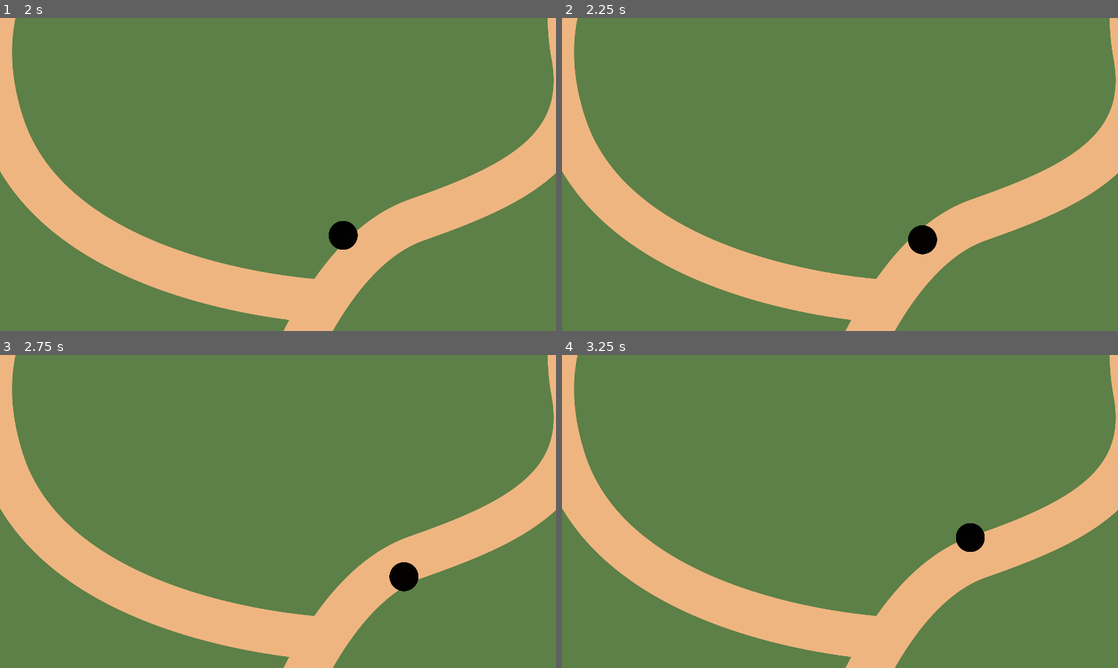
Above: before the commit, frames 1-4 (two rows, left to right).
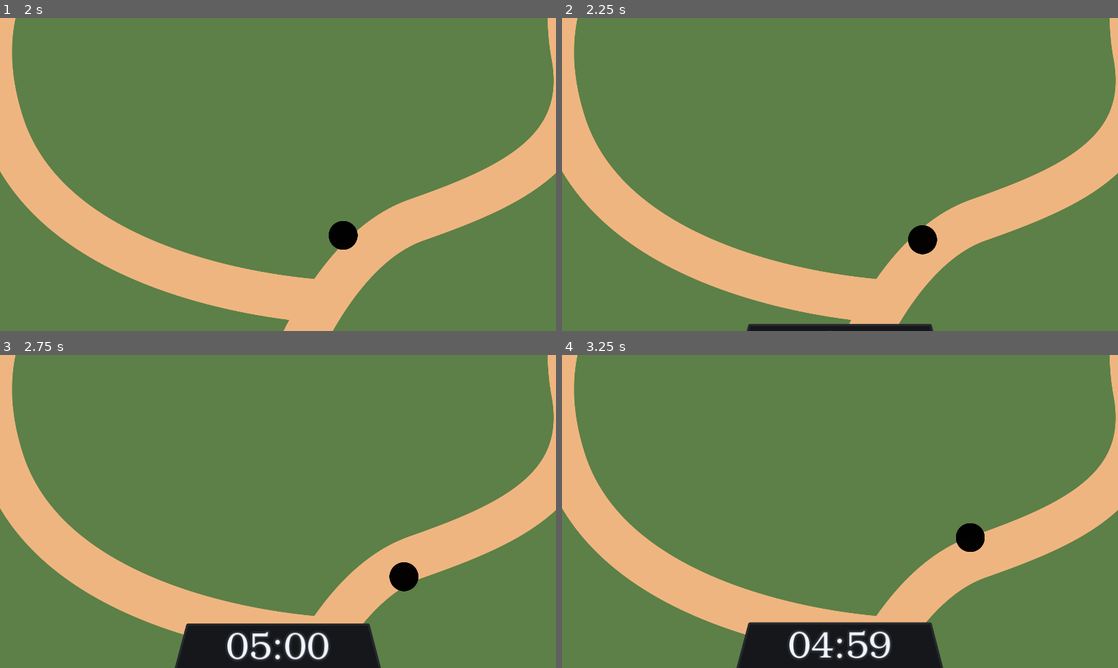
Above: after the commit, the same moments.

Repository: k1404635/GameJam2023
Game: Godot game, scene res://scenes/world.tscn
Same seed, same stepped clock (60 frames per second), same inputs: the game is played once before the commit and once after it. The project has no main scene, so this scene is started directly.
Inputs:
- Up to frame 1 (2 s): tap Enter at 0.5 s; hold D (move_right) 0.53-1.28 s; tap Z (advance_dialogue) at 0.6, 1.35 s; hold S (move_down) from 1.28 s (still down)
- Up to frame 2 (2.25 s): release S (move_down) at 2.03 s; hold D (move_right) from 2.03 s (still down); tap Z (advance_dialogue) at 2.1 s
- Up to frame 3 (2.75 s): keep holding D (move_right)
- Up to frame 4 (3.25 s): release D (move_right) at 2.78 s; hold W (move_up) from 2.78 s (still down); tap Z (advance_dialogue) at 2.85 s

Frame 1 is identical in both runs. In frame 2, 0.8% of the frame differs, in the area x 33-67%, y 97-100%; in frame 3, 5.0%; in frame 4, 5.1%, in the area x 31-69%, y 85-100%.

Commit message:
Added timer with basic behavior

Diff:
--- /dev/null
+++ b/scenes/incident_timer.tscn
@@ -0,0 +1,295 @@
+[gd_scene load_steps=12 format=3 uid="uid://bb46uky5tiqcy"]
+
+[ext_resource type="Texture2D" uid="uid://emtfqko0d61k" path="res://assets/UI/timer_base.png" id="1_cmu8r"]
+[ext_resource type="Script" path="res://scripts/incident_timer.gd" id="1_vxxl3"]
+[ext_resource type="FontFile" uid="uid://ulku0bmfw857" path="res://assets/font/serif.otf" id="2_3bcky"]
+[ext_resource type="Texture2D" uid="uid://d3gw716ek5gvt" path="res://assets/UI/timer_skull.png" id="4_xkywv"]
+[ext_resource type="Texture2D" uid="uid://nl3mdjo8on" path="res://assets/UI/timer_scythe.png" id="5_l2tgv"]
+
+[sub_resource type="LabelSettings" id="LabelSettings_ue6hs"]
+line_spacing = 0.0
+font = ExtResource("2_3bcky")
+font_size = 128
+font_color = Color(0.94902, 0.964706, 1, 1)
+outline_size = 30
+outline_color = Color(0.14902, 0.156863, 0.176471, 1)
+
+[sub_resource type="Animation" id="Animation_08ckb"]
+resource_name = "RESET"
+length = 0.001
+tracks/0/type = "value"
+tracks/0/imported = false
+tracks/0/enabled = true
+tracks/0/path = NodePath("Skull:position")
+tracks/0/interp = 1
+tracks/0/loop_wrap = true
+tracks/0/keys = {
+"times": PackedFloat32Array(0),
+"transitions": PackedFloat32Array(1),
+"update": 0,
+"values": [Vector2(870, 1110)]
+}
+tracks/1/type = "value"
+tracks/1/imported = false
+tracks/1/enabled = true
+tracks/1/path = NodePath("LeftScythe:rotation")
+tracks/1/interp = 1
+tracks/1/loop_wrap = true
+tracks/1/keys = {
+"times": PackedFloat32Array(0),
+"transitions": PackedFloat32Array(1),
+"update": 0,
+"values": [1.91986]
+}
+tracks/2/type = "value"
+tracks/2/imported = false
+tracks/2/enabled = true
+tracks/2/path = NodePath("RightScythe:rotation")
+tracks/2/interp = 1
+tracks/2/loop_wrap = true
+tracks/2/keys = {
+"times": PackedFloat32Array(0),
+"transitions": PackedFloat32Array(1),
+"update": 0,
+"values": [-1.91986]
+}
+tracks/3/type = "value"
+tracks/3/imported = false
+tracks/3/enabled = true
+tracks/3/path = NodePath("TimerBase:position")
+tracks/3/interp = 1
+tracks/3/loop_wrap = true
+tracks/3/keys = {
+"times": PackedFloat32Array(0),
+"transitions": PackedFloat32Array(1),
+"update": 0,
+"values": [Vector2(0, 200)]
+}
+tracks/4/type = "value"
+tracks/4/imported = false
+tracks/4/enabled = true
+tracks/4/path = NodePath("LeftScythe:position")
+tracks/4/interp = 1
+tracks/4/loop_wrap = true
+tracks/4/keys = {
+"times": PackedFloat32Array(0),
+"transitions": PackedFloat32Array(1),
+"update": 0,
+"values": [Vector2(560, 860)]
+}
+tracks/5/type = "value"
+tracks/5/imported = false
+tracks/5/enabled = true
+tracks/5/path = NodePath("RightScythe:position")
+tracks/5/interp = 1
+tracks/5/loop_wrap = true
+tracks/5/keys = {
+"times": PackedFloat32Array(0),
+"transitions": PackedFloat32Array(1),
+"update": 0,
+"values": [Vector2(1060, 860)]
+}
+
+[sub_resource type="Animation" id="Animation_jrhgi"]
+resource_name = "danger"
+length = 2.0
+tracks/0/type = "value"
+tracks/0/imported = false
+tracks/0/enabled = true
+tracks/0/path = NodePath("Skull:position")
+tracks/0/interp = 2
+tracks/0/loop_wrap = true
+tracks/0/keys = {
+"times": PackedFloat32Array(0, 2),
+"transitions": PackedFloat32Array(0.3, 0.3),
+"update": 0,
+"values": [Vector2(870, 960), Vector2(870, 700)]
+}
+tracks/1/type = "value"
+tracks/1/imported = false
+tracks/1/enabled = true
+tracks/1/path = NodePath("LeftScythe:rotation")
+tracks/1/interp = 2
+tracks/1/loop_wrap = true
+tracks/1/keys = {
+"times": PackedFloat32Array(0, 2),
+"transitions": PackedFloat32Array(0.65, 0.65),
+"update": 0,
+"values": [1.91986, 0.0]
+}
+tracks/2/type = "value"
+tracks/2/imported = false
+tracks/2/enabled = true
+tracks/2/path = NodePath("RightScythe:rotation")
+tracks/2/interp = 2
+tracks/2/loop_wrap = true
+tracks/2/keys = {
+"times": PackedFloat32Array(0, 2),
+"transitions": PackedFloat32Array(0.65, 0.65),
+"update": 0,
+"values": [-1.91986, 0.0]
+}
+
+[sub_resource type="Animation" id="Animation_xbot5"]
+resource_name = "timer_in"
+tracks/0/type = "value"
+tracks/0/imported = false
+tracks/0/enabled = true
+tracks/0/path = NodePath("TimerBase:position")
+tracks/0/interp = 2
+tracks/0/loop_wrap = true
+tracks/0/keys = {
+"times": PackedFloat32Array(0, 1),
+"transitions": PackedFloat32Array(0.5, 0.5),
+"update": 0,
+"values": [Vector2(0, 200), Vector2(0, 0)]
+}
+tracks/1/type = "value"
+tracks/1/imported = false
+tracks/1/enabled = true
+tracks/1/path = NodePath("Skull:position")
+tracks/1/interp = 1
+tracks/1/loop_wrap = true
+tracks/1/keys = {
+"times": PackedFloat32Array(-0.025, 0.975),
+"transitions": PackedFloat32Array(10, 10),
+"update": 0,
+"values": [Vector2(870, 1110), Vector2(870, 960)]
+}
+tracks/2/type = "value"
+tracks/2/imported = false
+tracks/2/enabled = true
+tracks/2/path = NodePath("LeftScythe:position")
+tracks/2/interp = 1
+tracks/2/loop_wrap = true
+tracks/2/keys = {
+"times": PackedFloat32Array(0, 1),
+"transitions": PackedFloat32Array(10, 10),
+"update": 0,
+"values": [Vector2(560, 860), Vector2(560, 660)]
+}
+tracks/3/type = "value"
+tracks/3/imported = false
+tracks/3/enabled = true
+tracks/3/path = NodePath("RightScythe:position")
+tracks/3/interp = 1
+tracks/3/loop_wrap = true
+tracks/3/keys = {
+"times": PackedFloat32Array(0, 1),
+"transitions": PackedFloat32Array(10, 10),
+"update": 0,
+"values": [Vector2(1060, 860), Vector2(1060, 660)]
+}
+
+[sub_resource type="Animation" id="Animation_wm7oq"]
+resource_name = "timer_out"
+tracks/0/type = "value"
+tracks/0/imported = false
+tracks/0/enabled = true
+tracks/0/path = NodePath("TimerBase:position")
+tracks/0/interp = 2
+tracks/0/loop_wrap = true
+tracks/0/keys = {
+"times": PackedFloat32Array(0, 1),
+"transitions": PackedFloat32Array(2, 2),
+"update": 0,
+"values": [Vector2(0, 0), Vector2(0, 200)]
+}
+
+[sub_resource type="AnimationLibrary" id="AnimationLibrary_ls0nt"]
+_data = {
+"RESET": SubResource("Animation_08ckb"),
+"danger": SubResource("Animation_jrhgi"),
+"timer_in": SubResource("Animation_xbot5"),
+"timer_out": SubResource("Animation_wm7oq")
+}
+
+[node name="IncidentTimer" type="Control"]
+layout_mode = 3
+anchors_preset = 15
+anchor_right = 1.0
+anchor_bottom = 1.0
+grow_horizontal = 2
+grow_vertical = 2
+script = ExtResource("1_vxxl3")
+
+[node name="TimerBase" type="TextureRect" parent="."]
+z_index = 7
+layout_mode = 1
+anchors_preset = 15
+anchor_right = 1.0
+anchor_bottom = 1.0
+offset_top = 200.0
+offset_bottom = 200.0
+grow_horizontal = 2
+grow_vertical = 2
+texture = ExtResource("1_cmu8r")
+
+[node name="Label" type="Label" parent="TimerBase"]
+z_index = 8
+layout_mode = 1
+anchors_preset = -1
+anchor_left = 0.35
+anchor_top = 0.875
+anchor_right = 0.65
+anchor_bottom = 1.0
+grow_horizontal = 2
+grow_vertical = 0
+label_settings = SubResource("LabelSettings_ue6hs")
+horizontal_alignment = 1
+vertical_alignment = 2
+
+[node name="MainTimer" type="Timer" parent="."]
+one_shot = true
+
+[node name="TimerAnimation" type="AnimationPlayer" parent="."]
+libraries = {
+"": SubResource("AnimationLibrary_ls0nt")
+}
+
+[node name="Skull" type="TextureRect" parent="."]
+visible = false
+z_index = 6
+layout_mode = 1
+anchors_preset = 7
+anchor_left = 0.5
+anchor_top = 1.0
+anchor_right = 0.5
+anchor_bottom = 1.0
+offset_left = -90.0
+offset_top = 30.0
+offset_right = 90.0
+offset_bottom = 250.001
+grow_horizontal = 2
+grow_vertical = 0
+texture = ExtResource("4_xkywv")
+
+[node name="LeftScythe" type="TextureRect" parent="."]
+visible = false
+z_index = 5
+offset_left = 560.0
+offset_top = 860.0
+offset_right = 860.001
+offset_bottom = 1260.0
+rotation = 1.91986
+pivot_offset = Vector2(116, 373)
+texture = ExtResource("5_l2tgv")
+expand_mode = 3
+stretch_mode = 5
+
+[node name="RightScythe" type="TextureRect" parent="."]
+visible = false
+z_index = 5
+layout_mode = 0
+offset_left = 1060.0
+offset_top = 860.0
+offset_right = 1360.0
+offset_bottom = 1260.0
+rotation = -1.91986
+pivot_offset = Vector2(184, 373)
+texture = ExtResource("5_l2tgv")
+expand_mode = 3
+stretch_mode = 5
+flip_h = true
+
+[connection signal="timeout" from="MainTimer" to="." method="_on_main_timer_timeout"]
--- a/scenes/world.tscn
+++ b/scenes/world.tscn
@@ -5,12 +5,10 @@
 [ext_resource type="Texture2D" uid="uid://bg5xi8ahd7y47" path="res://assets/characters/TEMP.png" id="2_avld7"]
 [ext_resource type="Script" path="res://scripts/player.gd" id="2_ovl6i"]
 [ext_resource type="PackedScene" uid="uid://c4mxg6pn32x0l" path="res://scenes/dialogue_engine.tscn" id="5_3u4qo"]
+[ext_resource type="PackedScene" uid="uid://bb46uky5tiqcy" path="res://scenes/incident_timer.tscn" id="6_hrpew"]
 
 [sub_resource type="CircleShape2D" id="CircleShape2D_bmic4"]
 radius = 50.0
-
-[sub_resource type="RectangleShape2D" id="RectangleShape2D_enfpd"]
-size = Vector2(1200, 675)
 
 [node name="World" type="Node2D"]
 script = ExtResource("1_tjtwd")
@@ -32,12 +30,19 @@
 texture = ExtResource("1_d27d8")
 centered = false
 
-[node name="ScrollLimits" type="Area2D" parent="."]
-position = Vector2(960, 540)
-
-[node name="ScrollBoundary" type="CollisionShape2D" parent="ScrollLimits"]
-shape = SubResource("RectangleShape2D_enfpd")
-
 [node name="UILayer" type="CanvasLayer" parent="."]
 
 [node name="DialogueEngine" parent="UILayer" instance=ExtResource("5_3u4qo")]
+
+[node name="IncidentTimer" parent="UILayer" instance=ExtResource("6_hrpew")]
+
+[node name="Bleak" type="ColorRect" parent="UILayer"]
+z_index = 10
+anchors_preset = 15
+anchor_right = 1.0
+anchor_bottom = 1.0
+grow_horizontal = 2
+grow_vertical = 2
+color = Color(0.0901961, 0.113725, 0.160784, 0)
+
+[connection signal="time_up" from="UILayer/IncidentTimer" to="." method="_on_incident_timer_time_up"]
--- /dev/null
+++ b/scripts/incident_timer.gd
@@ -0,0 +1,46 @@
+extends Control
+
+@export var TIME_LIMIT = 300
+
+var time_elapsed = 0
+
+signal time_up
+
+
+func go():
+	print("Showing Timer")
+	$TimerBase/Label.text = seconds_left_to_time(TIME_LIMIT)
+	$TimerAnimation.play("timer_in")
+	$MainTimer.start()
+
+
+func seconds_left_to_time(time_left: int):
+	var minutes = time_left / 60
+	var seconds = time_left % 60
+
+	return "%02d:%02d" % [minutes, seconds]
+
+
+func _on_main_timer_timeout():
+	time_elapsed += 1
+
+	var time_left = TIME_LIMIT - time_elapsed
+	$TimerBase/Label.text = seconds_left_to_time(time_left)
+
+	# Fade Text to red when 1 minute left
+	if (time_left == 60):
+		var tween = get_tree().create_tween()
+		tween.tween_property($TimerBase/Label.label_settings, "font_color", Color("#f7597b"), 1.0)
+
+	# Show icons when 10 seconds left
+	if (time_left == 10):
+		var tween = get_tree().create_tween()
+		tween.tween_property($TimerBase/Label.label_settings, "font_color", Color("#9c2230"), 1.0)
+		$TimerAnimation.play("danger")
+
+	# Next Second
+	if (time_left > 0):
+		$MainTimer.start()
+	else:
+		$TimerAnimation.play("timer_out")
+		time_up.emit()
--- a/scripts/world.gd
+++ b/scripts/world.gd
@@ -7,10 +7,6 @@
 
 # Called when the node enters the scene tree for the first time.
 func _ready():
-	$Player.scroll_left_limit = 960/2
-	$Player.scroll_right_limit = 960/2
-	$Player.scroll_up_limit = 540/2
-	$Player.scroll_down_limit = 540/2
 	reset()
 
 
@@ -42,3 +38,16 @@
 func reset():
 	$Scroll.position = Vector2(-960, -2700)
 	$Player.position = Vector2(960, 540)
+
+	$Player.scroll_left_limit = 960/2
+	$Player.scroll_right_limit = 960/2
+	$Player.scroll_up_limit = 540/2
+	$Player.scroll_down_limit = 540/2
+
+	await get_tree().create_timer(2).timeout
+	$UILayer/IncidentTimer.go()
+
+
+func _on_incident_timer_time_up():
+	var tween = get_tree().create_tween()
+	tween.tween_property($UILayer/Bleak, "color", Color("#171d29a0"), 2.0)
Binary file added: assets/UI/timer_base.png
Not shown, added: assets/UI/timer_base.png.import
Binary file added: assets/UI/timer_scythe.png
Not shown, added: assets/UI/timer_scythe.png.import
Binary file added: assets/UI/timer_skull.png
Not shown, added: assets/UI/timer_skull.png.import
Binary file added: assets/font/serif.otf
Not shown, added: assets/font/serif.otf.import
